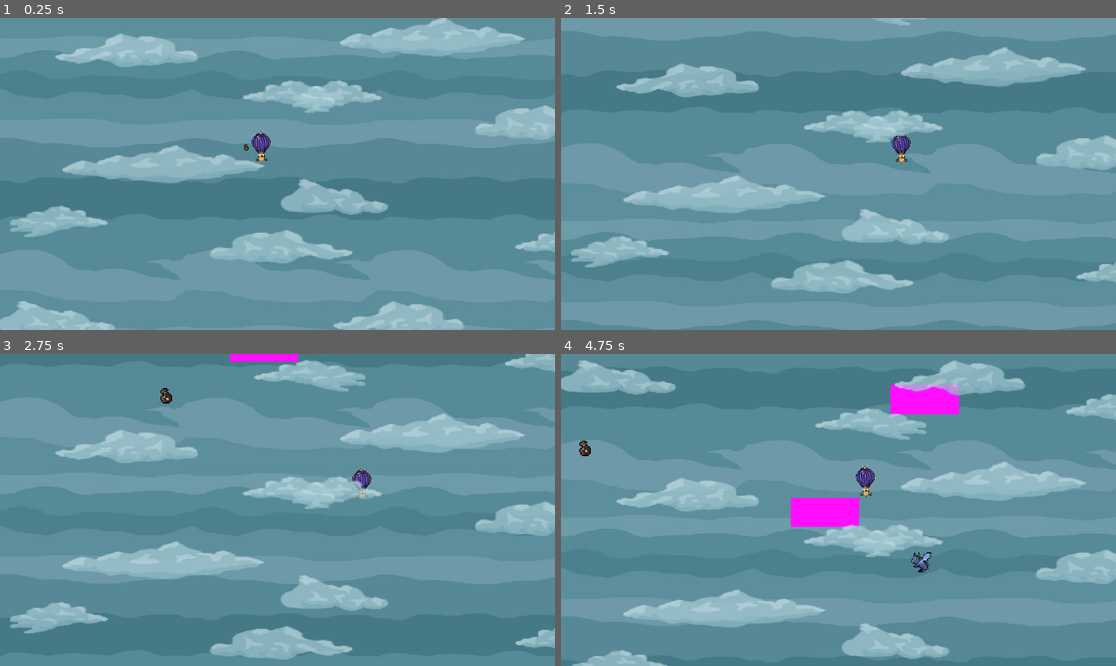
Above: before the commit, frames 1-4 (two rows, left to right).
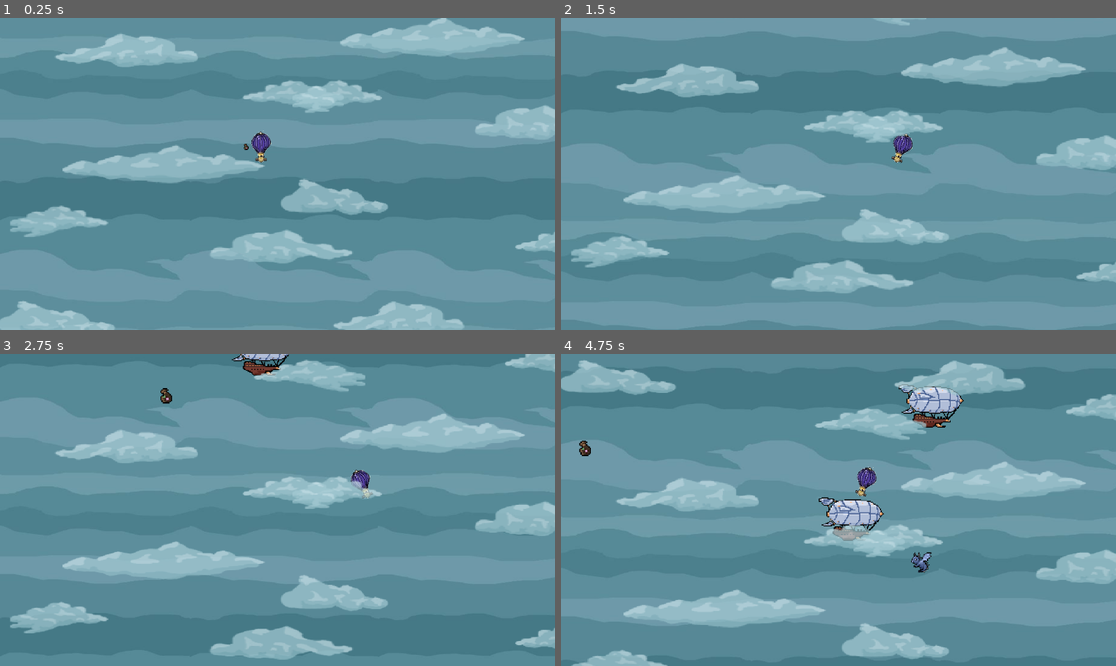
Above: after the commit, the same moments.

Repository: koya-kun/just_go_up
Game: Godot game, scene res://main_scene.tscn
Same seed, same stepped clock (60 frames per second), same inputs: the game is played once before the commit and once after it.
Inputs:
- Up to frame 1 (0.25 s): no input
- Up to frame 2 (1.5 s): hold D (right) 0.53-1.28 s; tap M (drop) at 0.6, 1.35 s; hold A (left) from 1.28 s (still down)
- Up to frame 3 (2.75 s): release A (left) at 2.03 s; hold D (right) from 2.03 s (still down); tap M (drop) at 2.1 s
- Up to frame 4 (4.75 s): tap M (drop) at 2.85, 3.6, 4.35 s; release D (right) at 3.53 s; hold A (left) from 3.53 s (still down)

The runs differ from the first frame. In frame 1, less than 0.1% of the frame differs, in the area x 43-49%, y 40-47%; in frame 2, 0.2%; in frame 3, 0.7%; in frame 4, 3.3%, in the area x 41-73%, y 9-60%.

Commit message:
pretty zeppelin

Diff:
--- a/just_go_up/main_scene.gd
+++ b/just_go_up/main_scene.gd
@@ -39,6 +39,6 @@
 		death_anim_timer -= delta
 		player_ref.velocity.y = float(300)
 		player_ref.get_child(1).flip_v = true
-		player_ref.get_child(1).modulate = Color(223, 31, 126)
+#		player_ref.get_child(1).modulate = Color(223, 31, 126)
 		if death_anim_timer <= 0:
 			get_parent().start_title()
--- a/just_go_up/player.gd
+++ b/just_go_up/player.gd
@@ -10,13 +10,18 @@
 var squish_time: float = 0.2
 var squish_timer: float = 0
 var og_size: Vector2
+var amplitude: float = 0
 @export var sand_sack_scene: PackedScene
 
 func _ready() -> void:
+	rotation = PI/4
 	og_size = scale
 	collect()
 
 func _process(delta: float) -> void:
+	#swinging
+	#rotation -= delta
+	rotation -= 30 * rotation * delta
 	#hover pretty
 	hover_timer -= delta
 	if hover_timer <= 0:
@@ -35,8 +40,10 @@
 	# squish pretty ende
 	velocity.x = 0
 	if Input.is_action_pressed("left"):
+		rotation = PI/8
 		velocity.x = -speed
 	if Input.is_action_pressed("right"):
+		rotation = -PI/8
 		velocity.x = speed
 	var hit = move_and_collide(velocity * delta)
 	if hit:
--- a/just_go_up/scenes/obstacle.gd
+++ b/just_go_up/scenes/obstacle.gd
@@ -1,8 +1,19 @@
 extends Area2D
 
 var speed: float = 130
+var dir: float
+var x_speed: float = 30
+
+func _ready() -> void:
+	dir = randf_range(-1, 1)
+
 
 func _process(delta: float) -> void:
+	if dir < 0:
+		position.x += x_speed * delta
+	else:
+		$Sprite2D.flip_h = true
+		position.x -= x_speed * delta
 	position.y += speed * delta * get_parent().speed_multiplier
 	if position.y > 350:
 		queue_free()
--- a/just_go_up/scenes/obstacle.tscn
+++ b/just_go_up/scenes/obstacle.tscn
@@ -1,24 +1,23 @@
-[gd_scene load_steps=3 format=3 uid="uid://ck7majgnrcqa6"]
+[gd_scene load_steps=4 format=3 uid="uid://ck7majgnrcqa6"]
 
 [ext_resource type="Script" uid="uid://c2yij0gw6cxc8" path="res://scenes/obstacle.gd" id="1_7ukg5"]
+[ext_resource type="Texture2D" uid="uid://c0mwbh0ja2syp" path="res://art/luftschiff.png" id="2_drdry"]
 
-[sub_resource type="RectangleShape2D" id="RectangleShape2D_drdry"]
-size = Vector2(193.055, 58)
+[sub_resource type="CapsuleShape2D" id="CapsuleShape2D_cjuko"]
+radius = 34.6152
+height = 74.9998
 
 [node name="Obstacle" type="Area2D"]
 script = ExtResource("1_7ukg5")
 
 [node name="CollisionShape2D" type="CollisionShape2D" parent="."]
-position = Vector2(59.5, 17)
-scale = Vector2(0.720001, 1)
-shape = SubResource("RectangleShape2D_drdry")
+position = Vector2(59, 29)
+scale = Vector2(1.56001, 0.999999)
+shape = SubResource("CapsuleShape2D_cjuko")
 
-[node name="ColorRect" type="ColorRect" parent="."]
-offset_left = -11.0
-offset_top = -13.0
-offset_right = 29.0
-offset_bottom = 27.0
-scale = Vector2(3.56055, 1.50912)
-color = Color(1, 0.054902, 1, 1)
+[node name="Sprite2D" type="Sprite2D" parent="."]
+position = Vector2(60, 29)
+scale = Vector2(1.96, 1.96)
+texture = ExtResource("2_drdry")
 
 [connection signal="body_entered" from="." to="." method="_on_body_entered"]
--- a/just_go_up/start_menu.tscn
+++ b/just_go_up/start_menu.tscn
@@ -2,7 +2,7 @@
 
 [ext_resource type="Script" uid="uid://3lmv15inypbt" path="res://start_menu.gd" id="1_ctwoq"]
 [ext_resource type="Texture2D" uid="uid://caaevsbl77mt3" path="res://art/background2.jpg" id="1_v2mkm"]
-[ext_resource type="Texture2D" uid="uid://bdhp32tsva2ux" path="res://art/ballon.png" id="2_ctwoq"]
+[ext_resource type="Texture2D" uid="uid://ctc3nexptan2w" path="res://art/ballon_better.png" id="3_ctwoq"]
 [ext_resource type="Texture2D" uid="uid://yxcdyxjhwqfo" path="res://art/dragon.png" id="3_ppfnh"]
 [ext_resource type="Texture2D" uid="uid://5jhn7fdd6wf6" path="res://art/wolken.png" id="4_7boi2"]
 
@@ -31,7 +31,7 @@
 offset_right = 670.0
 offset_bottom = 147.0
 scale = Vector2(6.8, 6.8)
-texture = ExtResource("2_ctwoq")
+texture = ExtResource("3_ctwoq")
 expand_mode = 3
 
 [node name="dragon_image" type="TextureRect" parent="."]
@@ -80,6 +80,12 @@
 offset_right = 137.0
 offset_bottom = 295.0
 scale = Vector2(3.84, 3.84)
+theme_override_colors/icon_disabled_color = Color(0, 0, 0.603922, 1)
+theme_override_colors/icon_hover_pressed_color = Color(0, 0, 0.603922, 1)
+theme_override_colors/icon_hover_color = Color(0, 0, 0.603922, 1)
+theme_override_colors/icon_pressed_color = Color(0, 0, 0.603922, 1)
+theme_override_colors/icon_focus_color = Color(0, 0, 0.603922, 1)
+theme_override_colors/icon_normal_color = Color(0, 0, 0.603922, 1)
 text = "Start Game"
 
 [node name="quit_button" type="Button" parent="."]
Binary file added: just_go_up/art/ballon_better.png
Not shown, added: just_go_up/art/ballon_better.png.import
Binary file added: just_go_up/art/luftschiff.png
Not shown, added: just_go_up/art/luftschiff.png.import
